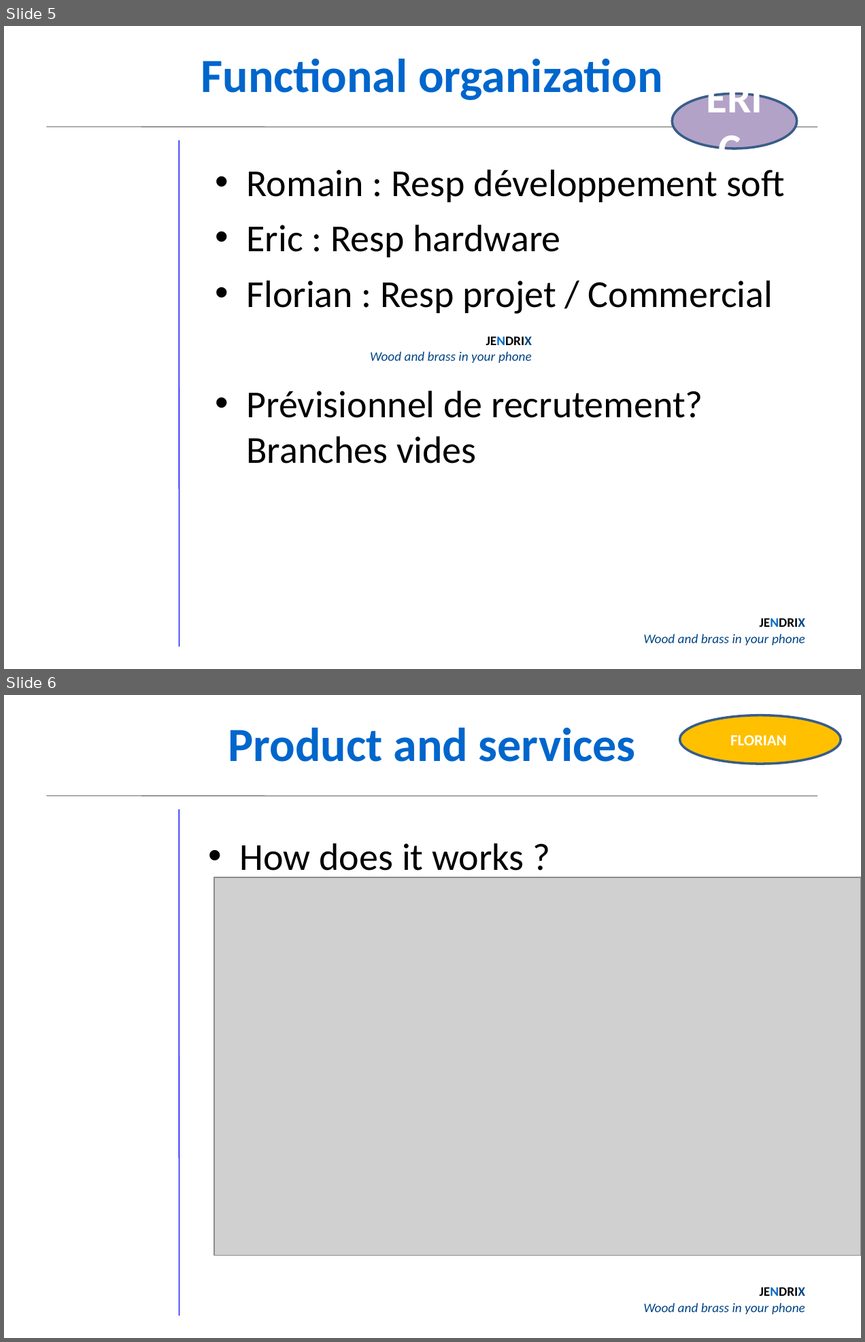
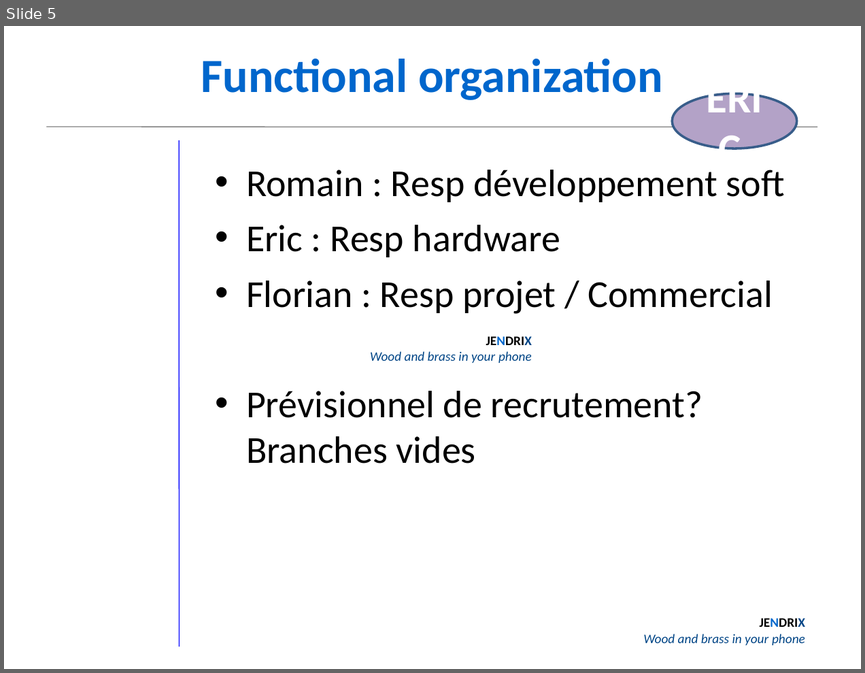
Before and after one commit to th3fr33man/jendrix, a slide deck: Rapports/JENDRIX ' presentation.ppt. Shown one above the other, each under a label of ours: slides 5 and 6 before the commit, slide 5 after it. The pictures are 865x1342 and 865x673 pixels, drawn with LibreOffice and Linux fonts; fonts in the diff are those of the drawing; grey boxes stand for pictures; background and template pictures are left out. Boxes give left, top, right and bottom in pixels: in the first picture for what was removed or moved away, otherwise in the second. Text is boxed around its words. In the diff, an @@ line names an element or a change of style, - is before the commit and + after.

```diff
--- a/Rapports/JENDRIX ' presentation.ppt
+++ b/Rapports/JENDRIX ' presentation.ppt
@@ slide 6 removed at (4,695,861,1338), background #FFFFFF; not listed: 3 template elements that a slide beside it also shows @@
@@ text removed at (228,728,636,762) @@
-Product and services
@@ ellipse removed at (680,715,841,764) @@
-FLORIAN
@@ text removed at (239,843,524,879) @@
-• How does it works ?
@@ picture removed at (214,877,861,1255) @@
```
Also in this commit, not shown: 5 other slides changed, 7 slides added, 4 other slides removed, 2 other files.
